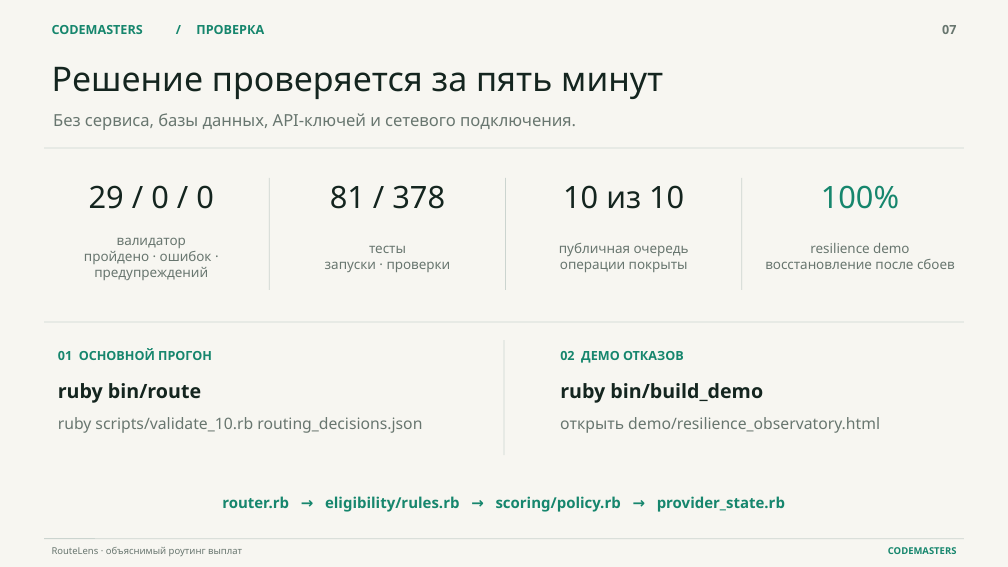
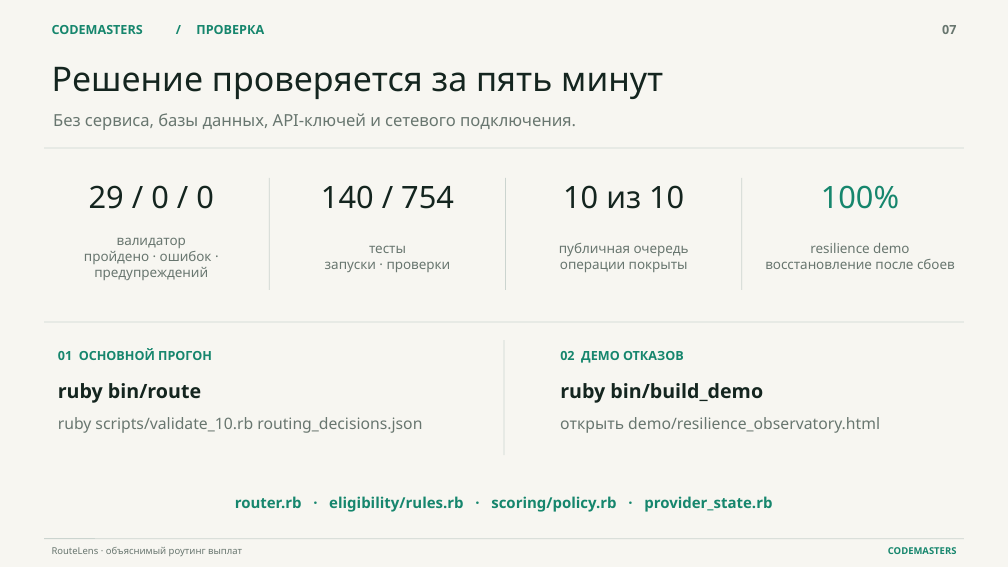
Before and after one commit to krantro2938/routelens-codemasters, a slide deck: slide 7 of presentation/RouteLens_Defense_RU.pptx. Drawn at 1008x567 pixels with LibreOffice and Linux fonts; fonts in the diff are those of the drawing. Boxes give left, top, right and bottom in pixels: in the first picture for what was removed or moved away, otherwise in the second. Text is boxed around its words. In the diff, an @@ line names an element or a change of style, - is before the commit and + after.

Commit message:
feat: finalize judge-facing RouteLens release

```diff
--- a/presentation/RouteLens_Defense_RU.pptx
+++ b/presentation/RouteLens_Defense_RU.pptx
@@ text at [321,185,454,209]: text changed @@
-81 / 378
+140 / 754
@@ text at [235,496,772,512]: text changed @@
-router.rb → eligibility/rules.rb → scoring/policy.rb → provider_state.rb
+router.rb · eligibility/rules.rb · scoring/policy.rb · provider_state.rb
```
Also in this commit, not shown: 4 other slides changed, 55 other files.
